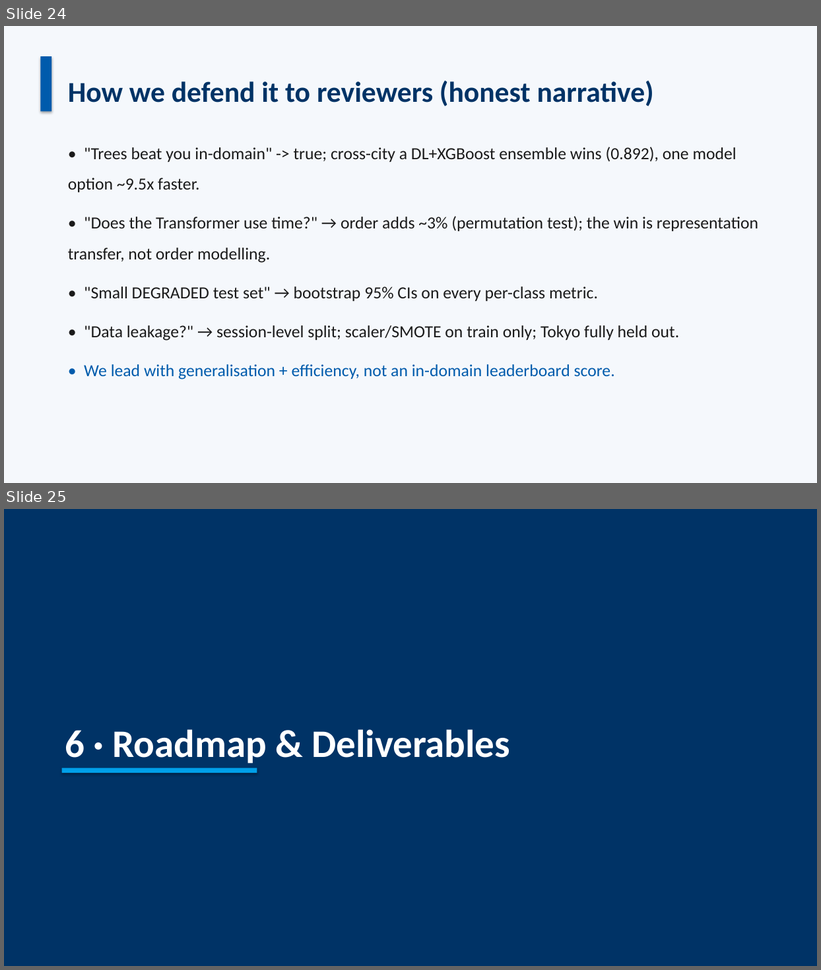
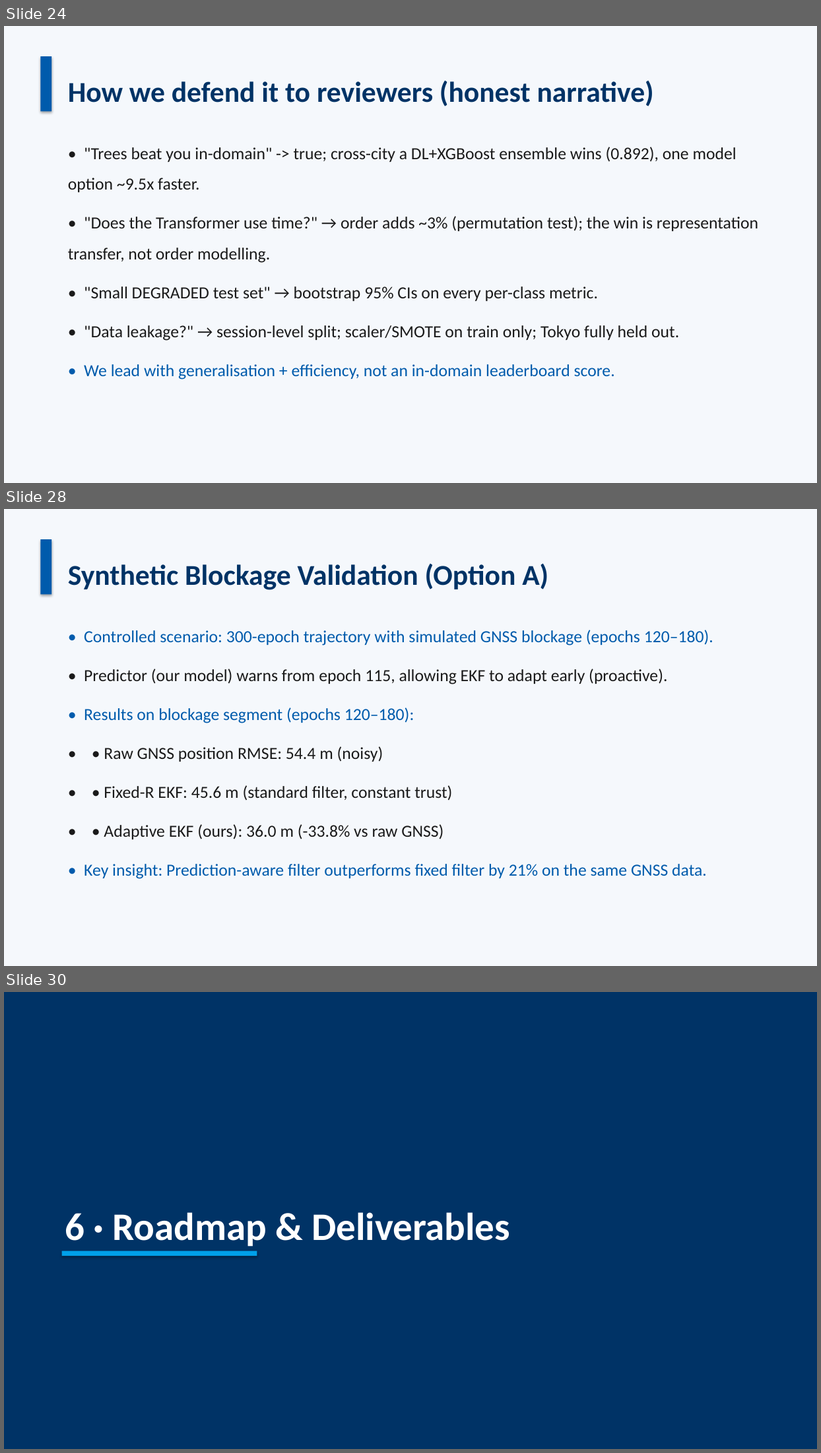
Before and after one commit to Jorshuare/AI-Based-Prediction-for-GNSS-Signal-Degradation, a slide deck: proposal/Presentations/SENTINEL_GNSS_Proposal_v4.pptx. Shown one above the other, each under a label of ours: slides 24 and 25 before the commit, slides 24, 28 and 30 after it; the slides between them are not shown. The pictures are 821x970 and 821x1453 pixels, drawn with LibreOffice and Linux fonts; fonts in the diff are those of the drawing. Boxes give left, top, right and bottom in pixels: in the first picture for what was removed or moved away, otherwise in the second. Text is boxed around its words. In the diff, an @@ line names an element or a change of style, - is before the commit and + after.

```diff
--- a/proposal/Presentations/SENTINEL_GNSS_Proposal_v4.pptx
+++ b/proposal/Presentations/SENTINEL_GNSS_Proposal_v4.pptx
@@ slide 28 added at [4, 509, 817, 966], background #F5F8FC @@
@@ rectangle added at [40, 539, 52, 594], fill #005BAC @@
@@ text added at [68, 564, 548, 590], 34 pt, text #003366, bold @@
+Synthetic Blockage Validation (Option A)
@@ text added at [84, 630, 714, 879], 20 pt, text #005BAC @@
+• Controlled scenario: 300-epoch trajectory with simulated GNSS blockage (epochs 120–180).
+• Predictor (our model) warns from epoch 115, allowing EKF to adapt early (proactive).
+• Results on blockage segment (epochs 120–180):
+• • Raw GNSS position RMSE: 54.4 m (noisy)
+• • Fixed-R EKF: 45.6 m (standard filter, constant trust)
+• • Adaptive EKF (ours): 36.0 m (-33.8% vs raw GNSS)
+• Key insight: Prediction-aware filter outperforms fixed filter by 21% on the same GNSS data.
@@ what was slide 25 is now slide 30 @@
```
Also in this commit, not shown: 1 slide changed, 4 other slides added, 16 other files.
